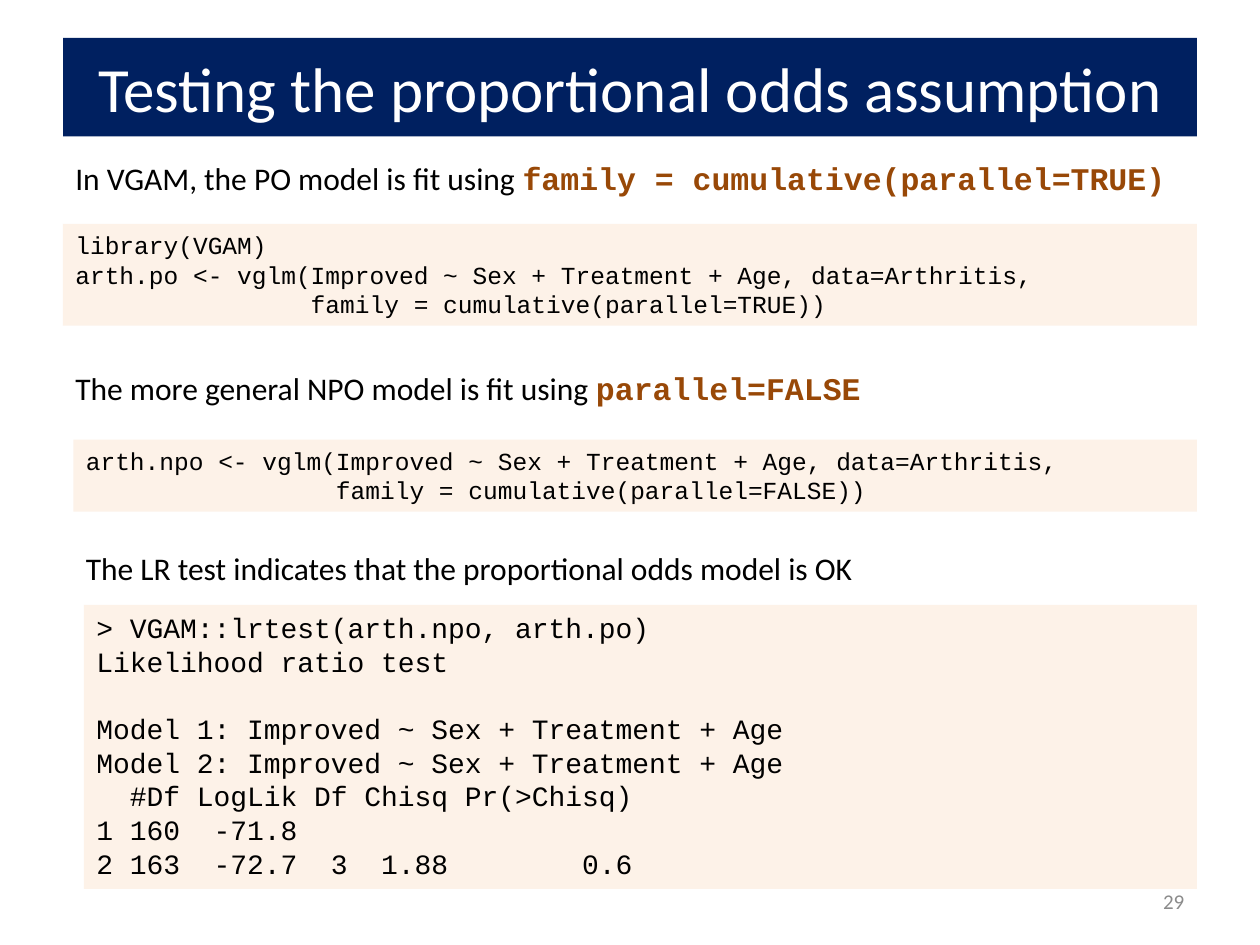
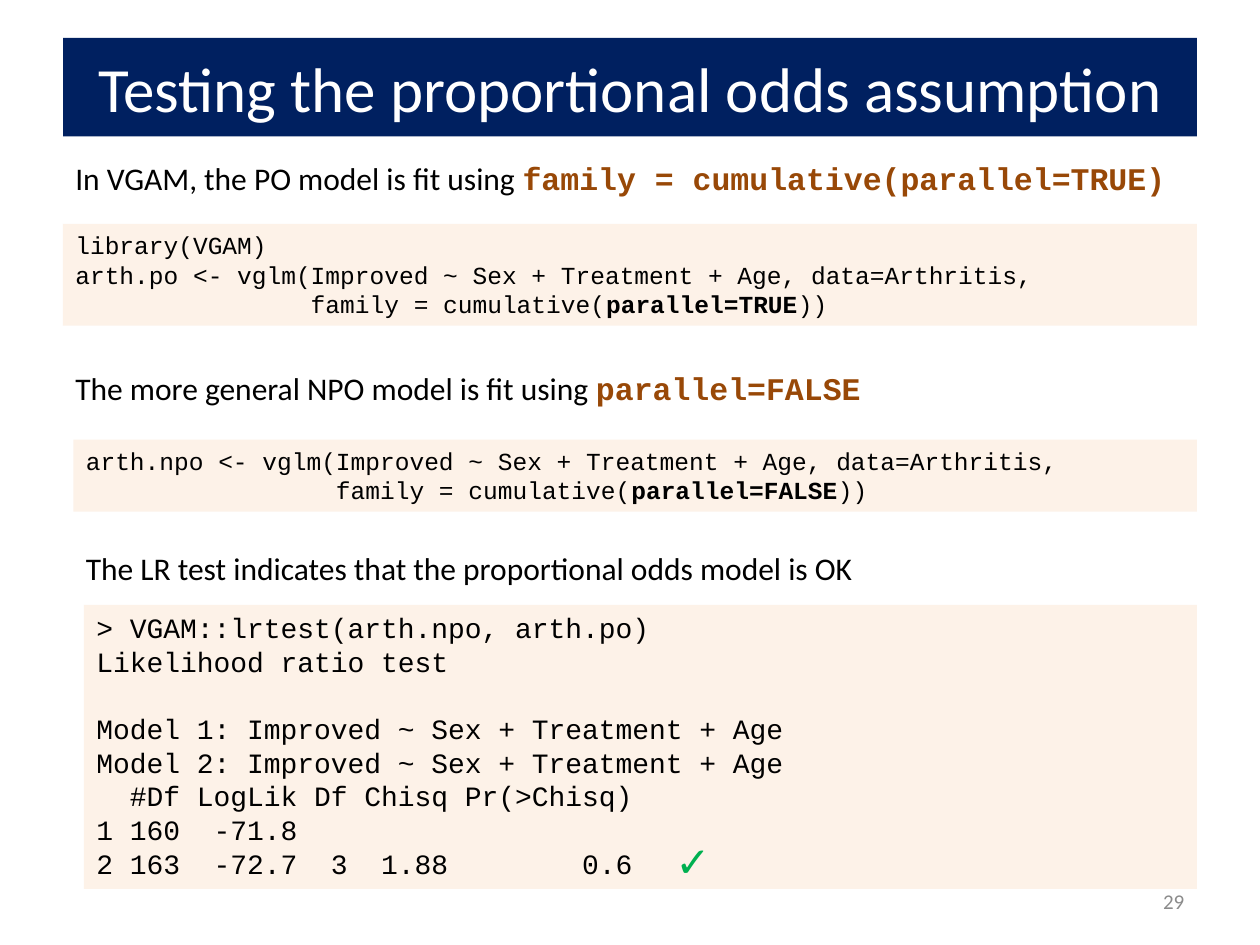
Before and after one commit to friendly/psy6136, a slide deck: slide 29 of lectures/07-logistic2.pptx. Drawn at 1260x945 pixels with LibreOffice and Linux fonts; fonts in the diff are those of the drawing. Boxes give left, top, right and bottom in pixels: in the first picture for what was removed or moved away, otherwise in the second. Text is boxed around its words. In the diff, an @@ line names an element or a change of style, - is before the commit and + after.

```diff
--- a/lectures/07-logistic2.pptx
+++ b/lectures/07-logistic2.pptx
@@ text in rectangle at [311,295,827,318]: bold on in "cumulative(parallel=TRUE))" @@
@@ text in rectangle at [336,481,867,504]: bold on in "cumulative(parallel=FALSE))" @@
@@ text added at [662,829,724,892], 24 pt, text #00B050 @@
+✓
```
Also in this commit, not shown: 23 other slides changed, 1 slide added, 1 slide removed, 7 other files.
